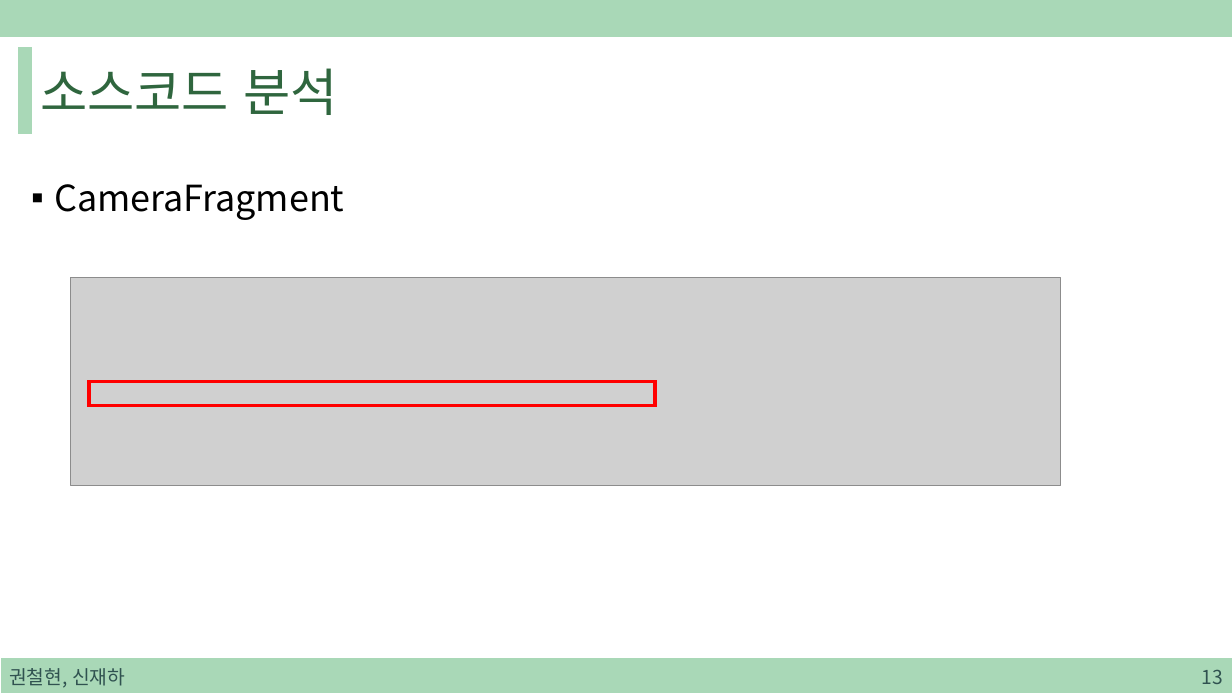
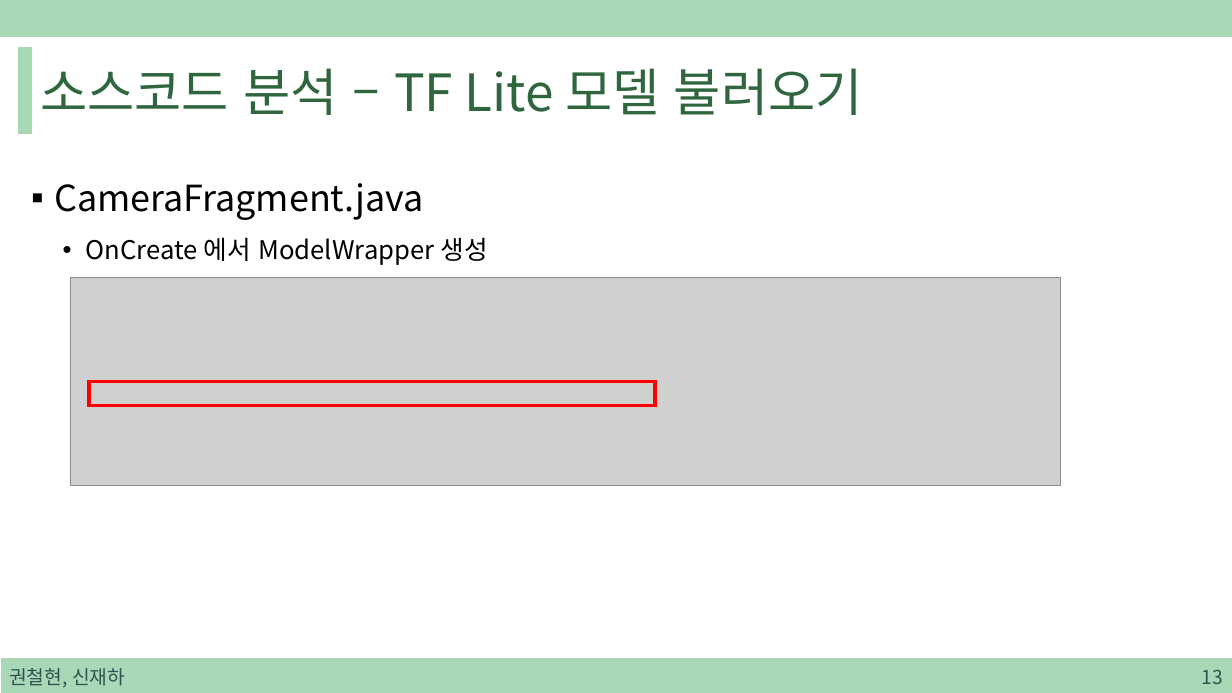
Before and after one commit to sjh4287/capston, a slide deck: slide 13 of 2022.01.21/On-Device Training.pptx. Drawn at 1232x693 pixels with LibreOffice and Linux fonts; fonts in the diff are those of the drawing; grey boxes stand for pictures. Boxes give left, top, right and bottom in pixels: in the first picture for what was removed or moved away, otherwise in the second. Text is boxed around its words. In the diff, an @@ line names an element or a change of style, - is before the commit and + after.

```diff
--- a/2022.01.21/On-Device Training.pptx
+++ b/2022.01.21/On-Device Training.pptx
@@ title at bbox=[41, 68, 863, 115]: text changed @@
-소스코드 분석
+소스코드 분석 – TF Lite 모델 불러오기
@@ text at bbox=[54, 183, 487, 265]: text changed; size 28 to 20 pt @@
-▪ CameraFragment
+▪ CameraFragment.java
+  • OnCreate 에서 ModelWrapper 생성
```
Also in this commit, not shown: 22 other slides changed, 8 slides removed.
